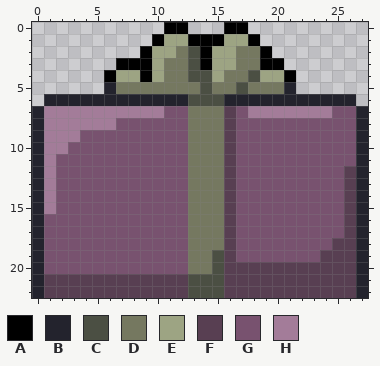
Pixel-art sprite -- sprites/images/spr_box_3_0.png. Above, as it was before the edit.
The file is 28x23 pixels. Colours within 5 levels of each other are drawn and written as one.
Palette (. is transparent): A #000000  B #23232d  C #4b4f43  D #757860  E #9da483  F #583f52  G #78526f  H #a37c99
Pixels before, first column x 0:
 0 ...........AA...AA..........
 1 ..........AEEAAAEEA.........
 2 .........AEEDCAEEDDA........
 3 .......AAAEDDCAEEDDAA.......
 4 ......AEEAEDDCCEDDCEEA......
 5 ......BDDDDDDDCDDCDDDB......
 6 .BBBBBBBBBBBBCCCBBBBBBBBBBB.
 7 BHHHHHHHHHHGGDDDFGHHHHHHHGGB
 8 BHHHHHHGGGGGGDDDFGGGGGGGGGGB
 9 BHHHGGGGGGGGGDDDFGGGGGGGGGGB
10 BHHGGGGGGGGGGDDDFGGGGGGGGGGB
11 BHGGGGGGGGGGGDDDFGGGGGGGGGGB
12 BHGGGGGGGGGGGDDDFGGGGGGGGGFB
13 BHGGGGGGGGGGGDDDFGGGGGGGGGFB
14 BHGGGGGGGGGGGDDDFGGGGGGGGGFB
15 BHGGGGGGGGGGGDDDFGGGGGGGGGFB
16 BGGGGGGGGGGGGDDDFGGGGGGGGGFB
17 BGGGGGGGGGGGGDDDFGGGGGGGGGFB
18 BGGGGGGGGGGGGDDDFGGGGGGGGFFB
19 BGGGGGGGGGGGGDDCFGGGGGGGFFFB
20 BGGGGGGGGGGGGDDCFFFFFFFFFFFB
21 BFFFFFFFFFFFFCCCFFFFFFFFFFFB
22 BFFFFFFFFFFFFCCCFFFFFFFFFFFB
Now the later version:
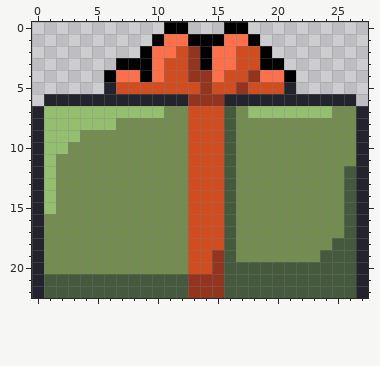
Diff:
Colour C changes from #4b4f43 to #93341e.
Colour D changes from #757860 to #d14c1f.
Colour E changes from #9da483 to #fe704a.
Colour F changes from #583f52 to #45593c.
Colour G changes from #78526f to #738c50.
Colour H changes from #a37c99 to #93bf6e.
